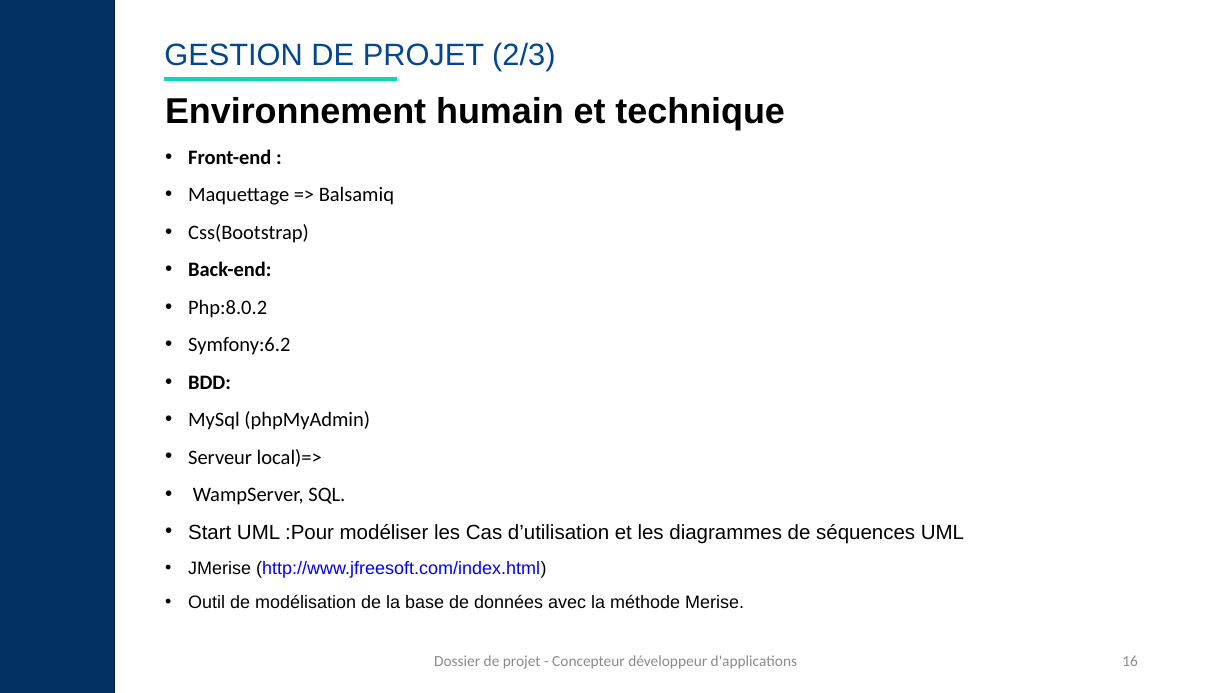
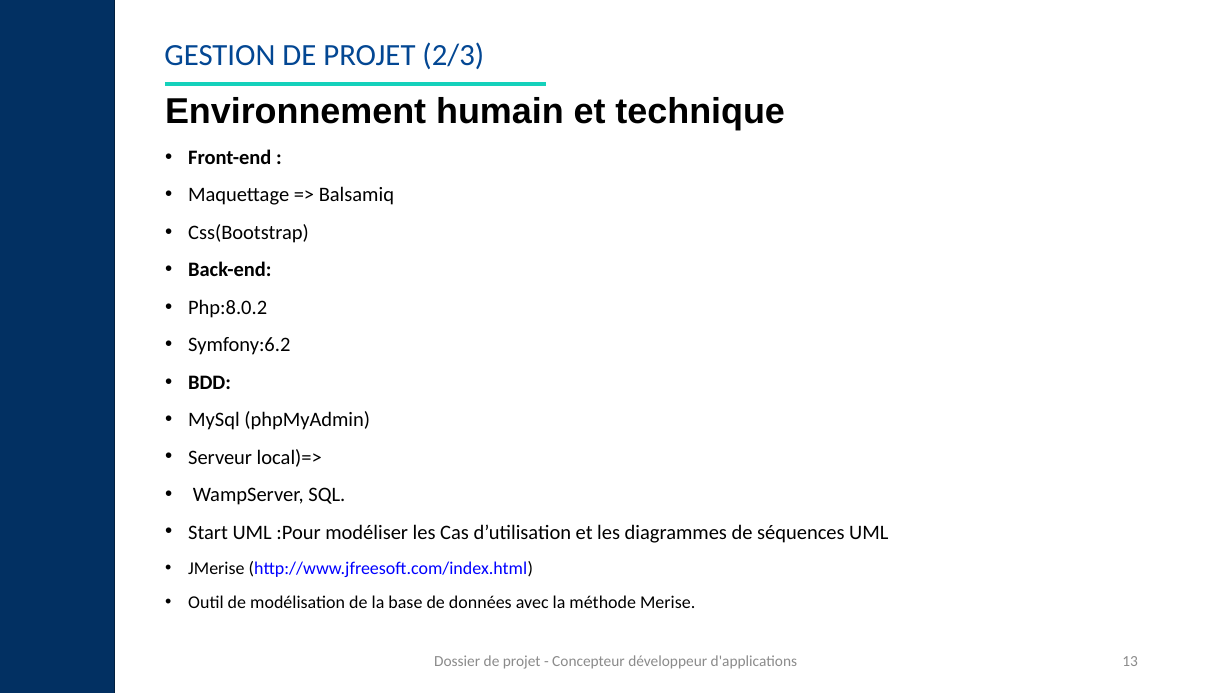
Before and after one commit to manelbenali06/BWM, a slide deck: slide 13 of back-end/docs/Réferentiels/Support-de-présentation-CDA-Modèle-à-compléter-nei8fp.pptx (slide 16 before the commit). Drawn at 1232x693 pixels with LibreOffice and Linux fonts; fonts in the diff are those of the drawing. Boxes give left, top, right and bottom in pixels: in the first picture for what was removed or moved away, otherwise in the second. Text is boxed around its words. In the diff, an @@ line names an element or a change of style, - is before the commit and + after.

```diff
--- a/back-end/docs/Réferentiels/Support-de-présentation-CDA-Modèle-à-compléter-nei8fp.pptx
+++ b/back-end/docs/Réferentiels/Support-de-présentation-CDA-Modèle-à-compléter-nei8fp.pptx
@@ title "GESTION DE PROJET (2/3)" at box(164, 42, 484, 69): font Arial to Calibri @@
@@ line moved from (165, 79) - (397, 79) to (165, 84) - (546, 84) @@
@@ text at box(188, 524, 888, 608): font Arial to Calibri in "Start UML :Pour modéliser les Cas d’utilisation ...", "JMerise (http://www.jfreesoft.com/index.html)", "Outil de modélisation de la base de ..." @@
@@ page number at box(1122, 656, 1138, 666): text changed @@
-16
+13
```
Also in this commit, not shown: 19 other slides changed, 22 slides added, 8 other files.
